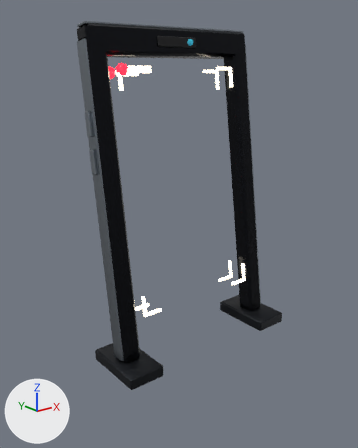
Renders of the glTF model public/models/props/prop_vertical_frame_916.glb from each side of a commit.
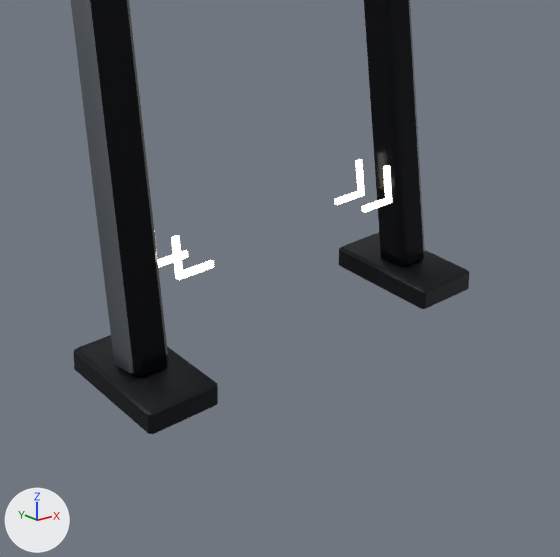
Each version appears first whole from a 50 mm lens placed at (-11.29, -13.1, 10.15), pointed at (-0.38, 0.54, 4.7), and next in a close-up on the part from 17% to 91% of the width and 41% to 100% of the height. The lights are fixed; the arrows at lower left show +X, +Y and +Z. The first two pictures are the older version. Where no turn or scale is listed for an object, it has been applied to the vertices. Vertices at exactly the same position are counted once.
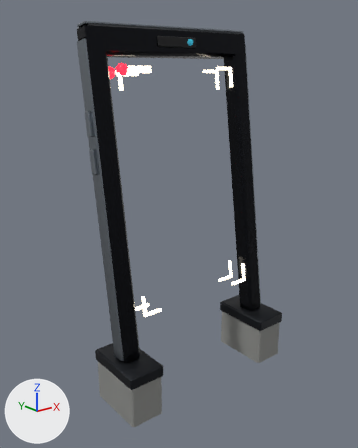
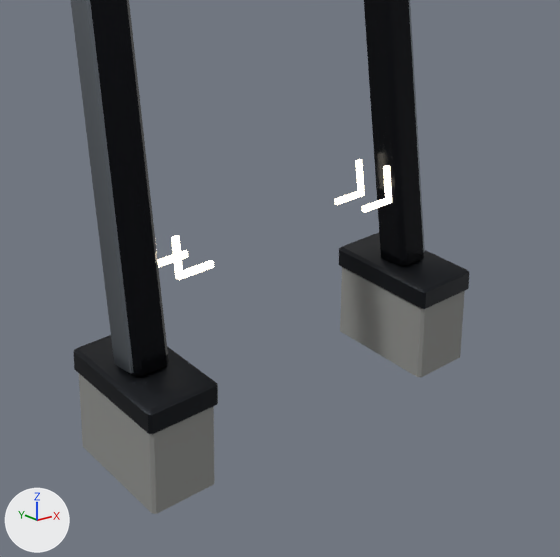
Where the newer file only moved an object's origin or applied its transform, the numbers keep the older frame.

Boxes [x1, y1, x2, y2] around the edits, measured in the close-ups (560 x 557 px):
'Mesh_0', reshaped: before [71, 0, 469, 434]; after [71, 0, 469, 514]
part 1 of me_mesh_0, added: after [79, 374, 215, 514]
part 2 of me_mesh_0, added: after [340, 267, 465, 377]

What changed in the scene script:
```text
Add mat_concrete:
    mat_concrete = principled_material('concrete')
    mat_concrete.base_color = (0.254, 0.258, 0.246)  # grey #8a8b88
    mat_concrete.roughness = 0.9
Change me_mesh_0:
    used by ob_mesh_0; location = (-3.77, 1.92, 0.0)
    remove me_mesh_0.from_pydata(...)  # 638 vertices, 1144 faces; spans x 0.0..7.55, y -3.12..0.0, z 0.0..11.53
    add me_mesh_0.from_pydata(...)  # 670 vertices, 1200 faces; spans x 0.0..7.55, y -3.12..0.0, z -1.5..11.53
    me_mesh_0 part 1: a new loose piece of 16 vertices spanning x 0.05..1.3, y -3.07..-0.77, z -1.5..0.03, in mat_concrete (grey #8a8b88)
    me_mesh_0 part 2: a new loose piece of 16 vertices spanning x 6.25..7.5, y -3.07..-0.77, z -1.5..0.03, in mat_concrete (grey #8a8b88)
    add me_mesh_0.materials.append(mat_concrete)  # grey #8a8b88
```
